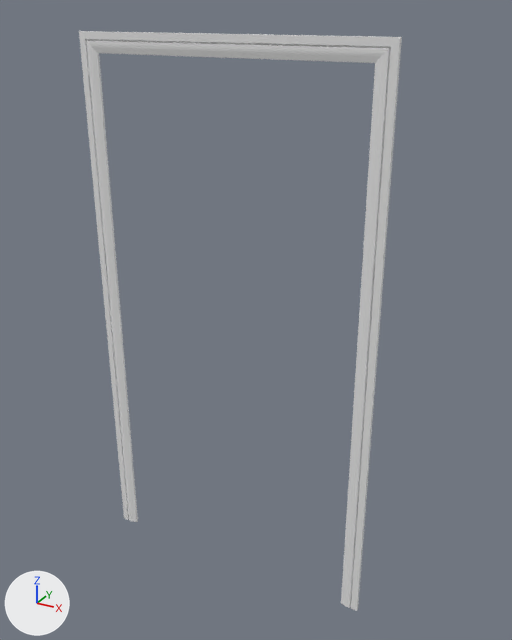
Before and after pictures for a commit that changed the Blender file songze/songze_home.blend.
Before and after are seen from a 50 mm lens placed at (0.7, -2.04, 1.12), pointed at (-0.52, 0.17, 0.01). The axes (+X, +Y, +Z) are drawn at lower left. The lights are the same throughout.
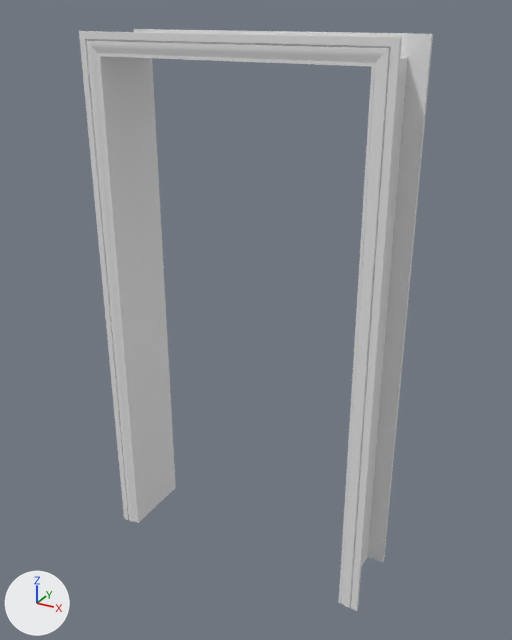
Edits to the bpy script that builds the scene:
```text
Add me_cube_005:
    me_cube_005.from_pydata(...)  # 1047 vertices, 1035 faces; spans x -1.19..-1.12, y -0.01..0.01, z -1.05..1.05
    me_cube_005.polygons.foreach_set('use_smooth', [True] * 1035)
Add me_cube_003:
    me_cube_003.from_pydata(...)  # 72 vertices, 65 faces; spans x -1.02..-1.01, y -1.02..1.02, z -1.02..1.02
Add me_cube_002:
    me_cube_002.from_pydata(...)  # 72 vertices, 60 faces; spans x -1.02..0.0, y -1.02..1.02, z 1.01..1.02
Add me_cube_001:
    me_cube_001.from_pydata(...)  # 72 vertices, 65 faces; spans x -0.01..0.0, y -1.02..1.02, z -1.02..1.02
Add ob_边框_top1:
    ob_边框_top1 = bpy.data.objects.new('边框-top1', me_cube_013.copy())  # the mesh of ob_cube_006
    ob_边框_top1.location = (0.0, 0.306, 0.0)
    ob_边框_top1.scale = (1.0, -1.0, 1.0)
    _m = ob_边框_top1.modifiers.new('Bevel', 'BEVEL')
    _m.width = 0.0004
    _m.width_pct = 0.0004
    _m.segments = 3
    _m = ob_边框_top1.modifiers.new('Subdivision', 'SUBSURF')
    _m.levels = 3
    _m.render_levels = 3
Add ob_边框_left1:
    ob_边框_left1 = bpy.data.objects.new('边框-left1', me_cube_005)
    ob_边框_left1.location = (0.07, 0.306, 0.0)
    ob_边框_left1.scale = (1.0, -1.0, 1.0)
    _m = ob_边框_left1.modifiers.new('Bevel', 'BEVEL')
    _m.width = 0.0004
    _m.width_pct = 0.0004
    _m.segments = 3
    _m = ob_边框_left1.modifiers.new('Subdivision', 'SUBSURF')
    _m.levels = 3
    _m.render_levels = 3
Add ob_边框_right1:
    ob_边框_right1 = bpy.data.objects.new('边框-right1', me_cube_011.copy())  # the mesh of ob_cube_004
    ob_边框_right1.location = (0.0, 0.306, 0.0)
    ob_边框_right1.scale = (1.0, -1.0, 1.0)
    _m = ob_边框_right1.modifiers.new('Bevel', 'BEVEL')
    _m.width = 0.0004
    _m.width_pct = 0.0004
    _m.segments = 3
    _m = ob_边框_right1.modifiers.new('Subdivision', 'SUBSURF')
    _m.levels = 3
    _m.render_levels = 3
Add ob_木板_left:
    ob_木板_left = bpy.data.objects.new('木板-left', me_cube_003)
    ob_木板_left.location = (-0.034, 0.148, -0.035)
    ob_木板_left.scale = (1.0, 0.148, 1.0)
    _m = ob_木板_left.modifiers.new('Bevel', 'BEVEL')
    _m.width = 0.0004
    _m.width_pct = 0.0004
    _m.segments = 4
Add ob_木板_top:
    ob_木板_top = bpy.data.objects.new('木板-top', me_cube_002)
    ob_木板_top.location = (-0.034, 0.148, -0.035)
    ob_木板_top.scale = (1.0, 0.148, 1.0)
    _m = ob_木板_top.modifiers.new('Bevel', 'BEVEL')
    _m.width = 0.0004
    _m.width_pct = 0.0004
    _m.segments = 4
Add ob_木板_right:
    ob_木板_right = bpy.data.objects.new('木板-right', me_cube_001)
    ob_木板_right.location = (-0.034, 0.148, -0.035)
    ob_木板_right.scale = (1.0, 0.148, 1.0)
    _m = ob_木板_right.modifiers.new('Bevel', 'BEVEL')
    _m.width = 0.0004
    _m.width_pct = 0.0004
    _m.segments = 4
```

Changed parts and their boxes (x1, y1, x2, y2) in the pictures (512 x 640 px):
'木板-left', added: after (97, 53, 176, 523)
'边框-right1', added: after (368, 34, 433, 562)
'木板-right', added: after (339, 57, 408, 603)
'边框-top1', added: after (134, 29, 431, 57)
'木板-top', added: after (98, 53, 407, 67)
